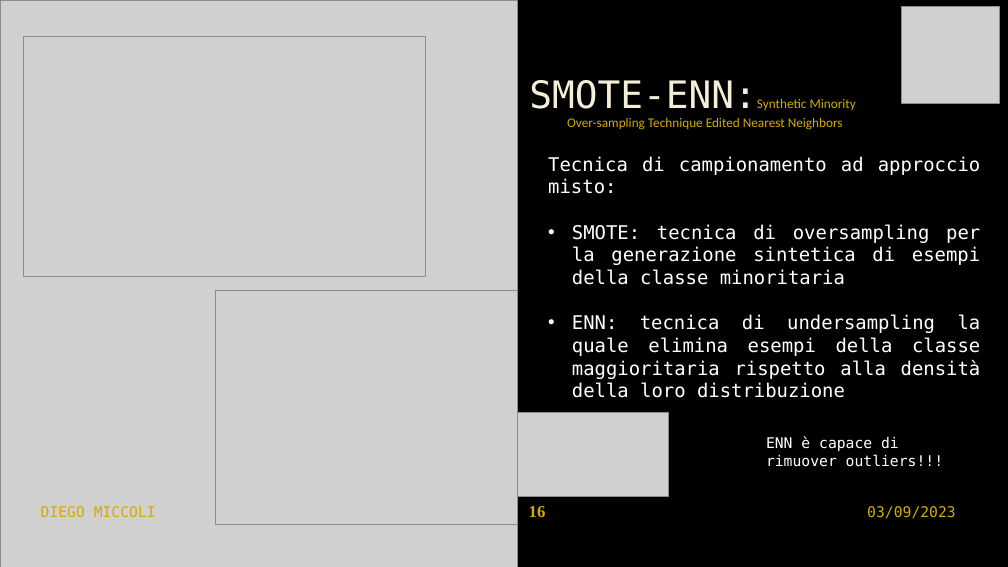
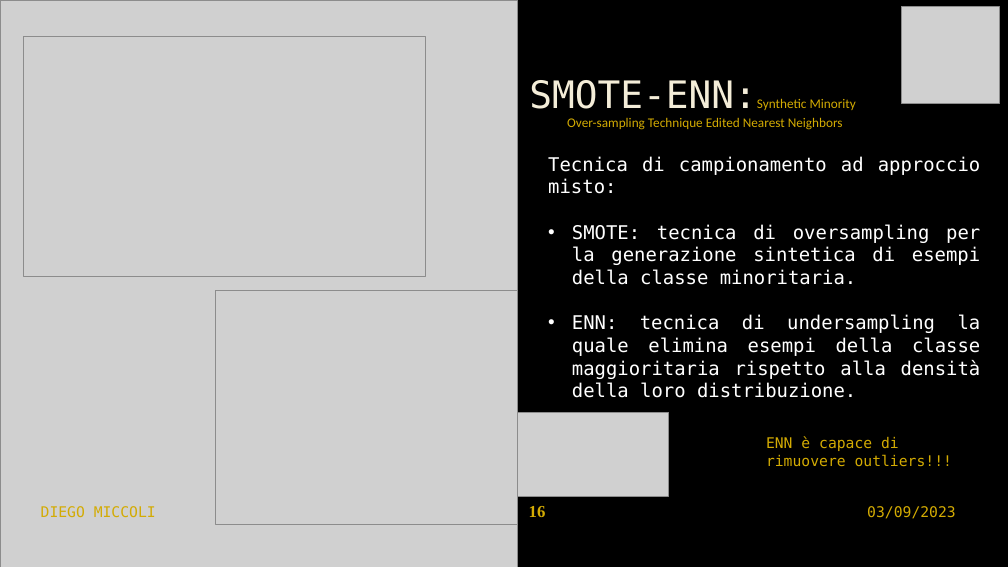
Before and after one commit to kozen88/ProgettoIcon2023, a slide deck: slide 16 of documentation/presentazione_progetto_ICON.pptx. Drawn at 1008x567 pixels with LibreOffice and Linux fonts; fonts in the diff are those of the drawing; grey boxes stand for pictures; background and template pictures are left out. Boxes give left, top, right and bottom in pixels: in the first picture for what was removed or moved away, otherwise in the second. Text is boxed around its words. In the diff, an @@ line names an element or a change of style, - is before the commit and + after.

```diff
--- a/documentation/presentazione_progetto_ICON.pptx
+++ b/documentation/presentazione_progetto_ICON.pptx
@@ text at box(572, 224, 981, 398): text changed @@
-• SMOTE: tecnica di oversampling per la generazione sintetica di esempi della classe minoritaria
-• ENN: tecnica di undersampling la quale elimina esempi della classe maggioritaria rispetto alla densità della loro distribuzione
+• SMOTE: tecnica di oversampling per la generazione sintetica di esempi della classe minoritaria.
+• ENN: tecnica di undersampling la quale elimina esempi della classe maggioritaria rispetto alla densità della loro distribuzione.
@@ text at box(766, 436, 952, 467): text changed; text colour #FFFFFF to #D3AB03 @@
-ENN è capace di rimuover outliers!!!
+ENN è capace di rimuovere outliers!!!
```
Also in this commit, not shown: 9 other slides changed, 10 other files.
